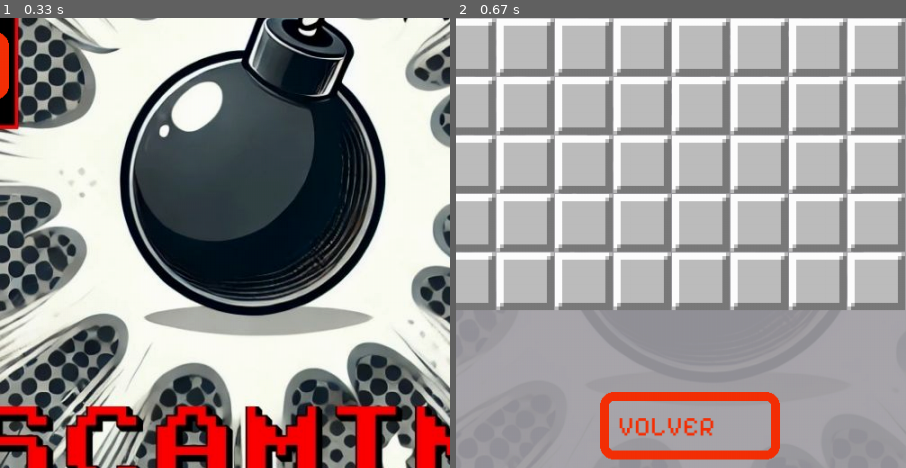
Above: before the commit, frames 1-2 (left to right).
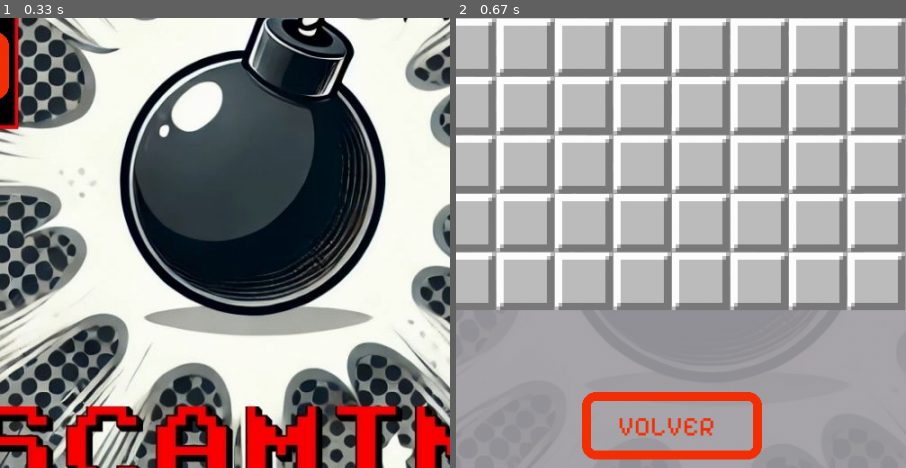
Above: after the commit, the same moments.

Repository: CristianEstMaida/pygame
Game: pygame game, started from segundo_parcial/principal.py
The game is run twice, just before and just after one commit, with the same random seed, the same clock (stepped at 60 frames per second) and the same inputs.
Inputs:
- Up to frame 1 (0.33 s): no input
- Up to frame 2 (0.67 s): click "JUGAR" at 0.38 s
The pictures show only the part of the screen within x 24-74%, y 33-83%; the shares and areas given below are measured in that part.

Frame 1 is identical in both runs. In frame 2, 1.3% of the frame differs, in the area x 28-72%, y 83-99%.

Commit message:
Update principal.py

Diff:
--- a/segundo_parcial/principal.py
+++ b/segundo_parcial/principal.py
@@ -31,17 +31,7 @@
 
 pg.display.set_icon(imagen_mina)
 
-ruta_imagen_mina_fin = "segundo_parcial/recursos/mina_fin.gif"
-
-dict_mina_dificil = crear_imagen(0, 0, ruta_imagen_mina_fin, False)
-
-IMAGEN_MINA_ANCHO_MEDIO = dict_mina_dificil["superficie"].get_width() * 2
-IMAGEN_MINA_ALTO_MEDIO = dict_mina_dificil["superficie"].get_height() * 2
-dict_mina_medio = crear_imagen_transformada(IMAGEN_MINA_ANCHO_MEDIO, IMAGEN_MINA_ALTO_MEDIO, ruta_imagen_mina_fin)
-
-IMAGEN_MINA_ANCHO_FACIL = dict_mina_dificil["superficie"].get_width() * 4
-IMAGEN_MINA_ALTO_FACIL = dict_mina_dificil["superficie"].get_height() * 4
-dict_mina_facil = crear_imagen_transformada(IMAGEN_MINA_ANCHO_FACIL, IMAGEN_MINA_ALTO_FACIL, ruta_imagen_mina_fin)
+
 
 dict_explosion = crear_imagen(0, 0, "segundo_parcial/recursos/explosion.jpg", False)
 dict_elige_nivel = crear_imagen(0, 0, "segundo_parcial/recursos/elige_tu_nivel.png", False)
@@ -79,18 +69,6 @@
 dict_nombre = crear_texto(70, 70, ruta_fuente_pixel, "", TAMANIO_FUENTE_INICIO, COLOR_ROJO)
 dict_puntaje = crear_texto(300, 70, ruta_fuente_pixel, "", TAMANIO_FUENTE_INICIO, COLOR_ROJO)
 
-ruta_imagen_blanco = "segundo_parcial/recursos/blanco.gif"
-
-dict_blanco_dificil = crear_imagen(0, 0, ruta_imagen_blanco, False)
-
-IMAGEN_BLANCO_ANCHO_MEDIO = dict_blanco_dificil["superficie"].get_width() * 2
-IMAGEN_BLANCO_ALTO_MEDIO = dict_blanco_dificil["superficie"].get_height() * 2
-dict_blanco_medio = crear_imagen_transformada(IMAGEN_MINA_ANCHO_MEDIO, IMAGEN_MINA_ALTO_MEDIO, ruta_imagen_blanco)
-
-IMAGEN_BLANCO_ANCHO_FACIL = dict_blanco_dificil["superficie"].get_width() * 4
-IMAGEN_BLANCO_ALTO_FACIL = dict_blanco_dificil["superficie"].get_height() * 4
-dict_blanco_facil = crear_imagen_transformada(IMAGEN_MINA_ANCHO_FACIL, IMAGEN_MINA_ALTO_FACIL, ruta_imagen_blanco)
-
 ruta_imagen_reiniciar = "segundo_parcial/recursos/cara_sonriente.gif"
 dict_imagen_reiniciar = crear_imagen(0, 0, ruta_imagen_reiniciar, False)
 IMAGEN_REINICIAR_ANCHO = dict_imagen_reiniciar["superficie"].get_width() * 2
@@ -105,16 +83,47 @@
 dict_imagen_triste_reiniciar = crear_imagen_transformada(IMAGEN_REINICIAR_ANCHO, IMAGEN_REINICIAR_ALTO, ruta_imagen_triste_reiniciar)
 dict_imagen_triste_reiniciar["pos"] = [450, 70]
 
+ruta_imagen_blanco = "segundo_parcial/recursos/blanco.gif"
+dict_blanco = crear_imagen(0, 0, ruta_imagen_blanco, False)
+IMAGEN_BLANCO_ANCHO_DIFICIL = dict_blanco["superficie"].get_width() * 1.2
+IMAGEN_BLANCO_ALTO_DIFICIL = dict_blanco["superficie"].get_height() * 1.2
+dict_blanco_dificil = crear_imagen_transformada(IMAGEN_BLANCO_ANCHO_DIFICIL, IMAGEN_BLANCO_ALTO_DIFICIL, ruta_imagen_blanco)
+
+IMAGEN_BLANCO_ANCHO_MEDIO = dict_blanco["superficie"].get_width() * 2
+IMAGEN_BLANCO_ALTO_MEDIO = dict_blanco["superficie"].get_height() * 2
+dict_blanco_medio = crear_imagen_transformada(IMAGEN_BLANCO_ANCHO_MEDIO, IMAGEN_BLANCO_ALTO_MEDIO, ruta_imagen_blanco)
+
+IMAGEN_BLANCO_ANCHO_FACIL = dict_blanco["superficie"].get_width() * 4
+IMAGEN_BLANCO_ALTO_FACIL = dict_blanco["superficie"].get_height() * 4
+dict_blanco_facil = crear_imagen_transformada(IMAGEN_BLANCO_ANCHO_FACIL, IMAGEN_BLANCO_ALTO_FACIL, ruta_imagen_blanco)
+
 ruta_imagen_bandera = "segundo_parcial/recursos/bandera.gif"
-dict_bandera_dificil = crear_imagen(0, 0, ruta_imagen_bandera, False)
-
-IMAGEN_BANDERA_ANCHO_MEDIO = dict_bandera_dificil["superficie"].get_width() * 2
-IMAGEN_BANDERA_ALTO_MEDIO = dict_bandera_dificil["superficie"].get_height() * 2
+dict_bandera = crear_imagen(0, 0, ruta_imagen_bandera, False)
+IMAGEN_BANDERA_ANCHO_DIFICIL = dict_bandera["superficie"].get_width() * 1.2
+IMAGEN_BANDERA_ALTO_DIFICIL = dict_bandera["superficie"].get_height() * 1.2
+dict_bandera_dificil = crear_imagen_transformada(IMAGEN_BANDERA_ANCHO_DIFICIL, IMAGEN_BANDERA_ALTO_DIFICIL, ruta_imagen_bandera)
+
+IMAGEN_BANDERA_ANCHO_MEDIO = dict_bandera["superficie"].get_width() * 2
+IMAGEN_BANDERA_ALTO_MEDIO = dict_bandera["superficie"].get_height() * 2
 dict_bandera_medio = crear_imagen_transformada(IMAGEN_BANDERA_ANCHO_MEDIO, IMAGEN_BANDERA_ALTO_MEDIO, ruta_imagen_bandera)
 
-IMAGEN_BANDERA_ANCHO_FACIL = dict_bandera_dificil["superficie"].get_width() * 4
-IMAGEN_BANDERA_ALTO_FACIL = dict_bandera_dificil["superficie"].get_height() * 4
+IMAGEN_BANDERA_ANCHO_FACIL = dict_bandera["superficie"].get_width() * 4
+IMAGEN_BANDERA_ALTO_FACIL = dict_bandera["superficie"].get_height() * 4
 dict_bandera_facil = crear_imagen_transformada(IMAGEN_BANDERA_ANCHO_FACIL, IMAGEN_BANDERA_ALTO_FACIL, ruta_imagen_bandera)
+
+ruta_imagen_mina_fin = "segundo_parcial/recursos/mina_fin.gif"
+dict_mina = crear_imagen(0, 0, ruta_imagen_mina_fin, False)
+IMAGEN_MINA_ANCHO_DIFICIL = dict_mina["superficie"].get_width() * 1.2
+IMAGEN_MINA_ALTO_DIFICIL = dict_mina["superficie"].get_height() * 1.2
+dict_mina_dificil = crear_imagen_transformada(IMAGEN_MINA_ANCHO_DIFICIL, IMAGEN_MINA_ALTO_DIFICIL, ruta_imagen_mina_fin)
+
+IMAGEN_MINA_ANCHO_MEDIO = dict_mina["superficie"].get_width() * 2
+IMAGEN_MINA_ALTO_MEDIO = dict_mina["superficie"].get_height() * 2
+dict_mina_medio = crear_imagen_transformada(IMAGEN_MINA_ANCHO_MEDIO, IMAGEN_MINA_ALTO_MEDIO, ruta_imagen_mina_fin)
+
+IMAGEN_MINA_ANCHO_FACIL = dict_mina["superficie"].get_width() * 4
+IMAGEN_MINA_ALTO_FACIL = dict_mina["superficie"].get_height() * 4
+dict_mina_facil = crear_imagen_transformada(IMAGEN_MINA_ANCHO_FACIL, IMAGEN_MINA_ALTO_FACIL, ruta_imagen_mina_fin)
 
 ruta_imagen_activar_sonido = "segundo_parcial/recursos/reproducir.png"
 dict_imagen_activar_sonido = crear_imagen(0, 0, ruta_imagen_activar_sonido, False)
@@ -438,25 +447,32 @@
             boton_reiniciar = actualizar_pantalla(dict_imagen_reiniciar, "superficie", pantalla)
         actualizar_pantalla(dict_tiempo, "texto", pantalla)
         actualizar_pantalla(dict_puntaje_juego, "texto", pantalla)
-        posicion_casillero_inicial = [220, 140]
+        if nivel == "dificil":
+            posicion_casillero_inicial = [180, 140]
+        elif nivel == "medio":
+            posicion_casillero_inicial = [200, 140]
+        else:
+            posicion_casillero_inicial = [220, 140]
         for i in range(len(matriz)):
             for j in range(len(matriz[i])):
                 if nivel == "dificil":
-                    posicion_casillero = (posicion_casillero_inicial[0] + i * 16, posicion_casillero_inicial[1] + j * 16)
+                    posicion_casillero = [posicion_casillero_inicial[0] + i * 20, posicion_casillero_inicial[1] + j * 20]
                     dict_mina_dificil["pos"] = posicion_casillero
                     dict_blanco_dificil["pos"] = posicion_casillero
                     dict_bandera_dificil["pos"] = posicion_casillero
+                    dict_casillero["pos"] = [posicion_casillero[0] + 4, posicion_casillero[1] + 1]
                 elif nivel == "medio":
-                    posicion_casillero = (posicion_casillero_inicial[0] + i * 33, posicion_casillero_inicial[1] + j * 33)
+                    posicion_casillero = [posicion_casillero_inicial[0] + i * 33, posicion_casillero_inicial[1] + j * 33]
                     dict_mina_medio["pos"] = posicion_casillero
                     dict_blanco_medio["pos"] = posicion_casillero
                     dict_bandera_medio["pos"] = posicion_casillero
+                    dict_casillero["pos"] = [posicion_casillero[0] + 8, posicion_casillero[1] + 2]
                 elif nivel == "facil":
-                    posicion_casillero = (posicion_casillero_inicial[0] + i * 65, posicion_casillero_inicial[1] + j * 65)
+                    posicion_casillero = [posicion_casillero_inicial[0] + i * 65, posicion_casillero_inicial[1] + j * 65]
                     dict_mina_facil["pos"] = posicion_casillero
                     dict_blanco_facil["pos"] = posicion_casillero
                     dict_bandera_facil["pos"] = posicion_casillero
-                dict_casillero["pos"] = posicion_casillero
+                    dict_casillero["pos"] = [posicion_casillero[0] + 16, posicion_casillero[1] + 2]
                 if bandera_matriz_descubierta[i][j] == False:
                     if bandera_matriz_marcada[i][j] == False:
                         if nivel == "dificil":
@@ -553,7 +569,7 @@
         if nivel == "facil" and puntaje == "0054" or nivel == "medio" and puntaje == "0216" or nivel == "dificil" and puntaje == "0380":
             estado_juego = "identificarse"
         actualizar_pantalla(dict_volver, "texto", pantalla)
-        coordenadas_boton_volver = (400, 750, 200, 75)
+        coordenadas_boton_volver = (380, 750, 200, 75)
         boton_volver = pg.draw.rect(pantalla, COLOR_NARANJA, coordenadas_boton_volver, width=10, border_radius=15)
         bandera_inicio = True
     elif estado_juego == "identificarse":
